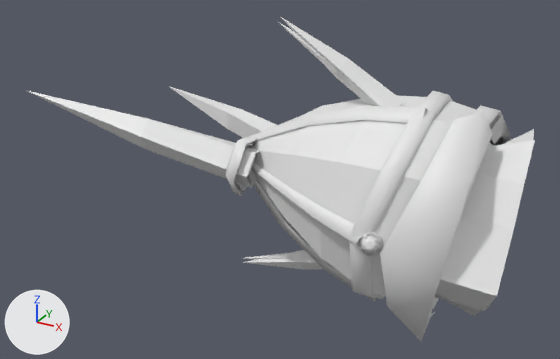
A saved change to the glTF model assets/modeles/armures/sol/casque_rubis_enchante.glb.
Rendered twice from a camera (50 mm lens) standing at (0.279, -0.72, 0.513) and looking at (-0.13, 0.024, 0.141). Lighting does not change. The marker at lower left points along +X, +Y and +Z. The picture after the commit comes second. Materials are left out; every surface is plain grey. Vertices at exactly the same position are counted once.

Objects in the first picture: 'casque_rubis.001'.
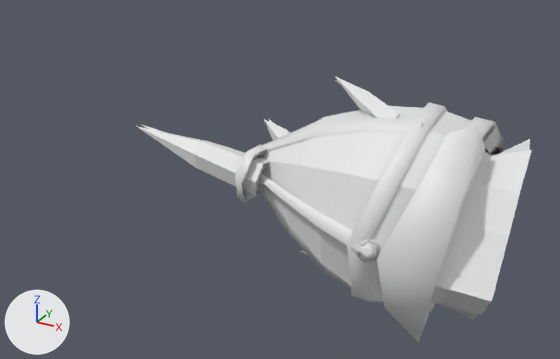
Boxes [x1, y1, x2, y2] around the edits, measured in the pictures (560 x 359 px; the box of a moved part takes in the faces that stretch with it):
'casque_rubis.001', reshaped (22% narrower, 18% shorter): before [28, 17, 535, 341]; after [136, 77, 532, 342]
part 1 of me_casque_rubis_002, moved or reshaped (mostly hidden): before [480, 129, 534, 166]; after [483, 139, 530, 156]
part 2 of me_casque_rubis_002, moved or reshaped: before [473, 105, 512, 146]; after [466, 117, 508, 155]
part 3 of me_casque_rubis_002, moved or reshaped: before [252, 163, 362, 246]; after [259, 174, 362, 253]
part 4 of me_casque_rubis_002, moved or reshaped: before [251, 106, 427, 141]; after [263, 119, 424, 152]
part 5 of me_casque_rubis_002, moved or reshaped (not visible before): after [264, 123, 312, 145]
part 6 of me_casque_rubis_002, moved or reshaped: before [253, 180, 376, 302]; after [262, 190, 375, 304]
part 7 of me_casque_rubis_002, moved or reshaped: before [349, 91, 452, 299]; after [347, 102, 448, 302]
part 8 of me_casque_rubis_002, moved or reshaped (mostly hidden): before [432, 115, 510, 309]; after [429, 126, 506, 312]
part 9 of me_casque_rubis_002, moved or reshaped (not visible afterwards): before [256, 179, 378, 295]
part 10 of me_casque_rubis_002, added: after [360, 241, 377, 260]
part 11 of me_casque_rubis_002, moved or reshaped: before [359, 232, 383, 256]; after [357, 239, 380, 262]
part 12 of me_casque_rubis_002, rebuilt (7% narrower): before [251, 95, 476, 297]; after [262, 106, 472, 302]
part 13 of me_casque_rubis_002, rebuilt: before [435, 140, 535, 316]; after [430, 150, 532, 320]
part 14 of me_casque_rubis_002, rebuilt: before [226, 135, 256, 196]; after [235, 144, 266, 203]
part 15 of me_casque_rubis_002, rebuilt: before [380, 111, 492, 341]; after [377, 125, 485, 342]
part 16 of me_casque_rubis_002, rebuilt (mostly hidden afterwards): before [245, 253, 295, 260]; after [300, 251, 309, 256]
part 17 of me_casque_rubis_002, moved or reshaped: before [28, 17, 404, 269]; after [136, 77, 399, 199]
part 18 of me_casque_rubis_002, moved or reshaped (not visible afterwards): before [361, 235, 382, 253]

The change, as a diff of the scene's bpy script:
```diff
--- a/assets/modeles/armures/sol/casque_rubis_enchante.glb.py
+++ b/assets/modeles/armures/sol/casque_rubis_enchante.glb.py
@@ me_casque_rubis_002 @@
-me_casque_rubis_002.from_pydata(...)  # 888 vertices, 1194 faces; spans x -0.44..0.157, y -0.108..0.171, z 0.0..0.336
+me_casque_rubis_002.from_pydata(...)  # 912 vertices, 1230 faces; spans x -0.298..0.153, y -0.106..0.164, z 0.0..0.272
+# me_casque_rubis_002 part 1: the loose piece of 16 vertices spanning x 0.078..0.154, y -0.029..0.084, z 0.178..0.233 is moved by (-0.002, -0.001, -0.011)
+# me_casque_rubis_002 part 2: the loose piece of 30 vertices spanning x 0.043..0.108, y -0.085..0.168, z 0.02..0.251 is multiplied about its middle by the matrix ((1.0, 0.002, -0.007), (0.002, 0.98, 0.0), (-0.008, -0.001, 0.965)), then moved by (-0.002, -0.003, -0.008)
+# me_casque_rubis_002 part 3: the loose piece of 12 vertices spanning x -0.158..0.023, y -0.089..-0.015, z 0.134..0.177 is moved by (0.004, 0.0, -0.009)
+# me_casque_rubis_002 part 4: the loose piece of 12 vertices spanning x -0.158..0.049, y -0.009..0.018, z 0.195..0.265 is scaled about its middle by (0.945, 0.949, 0.97), then moved by (0.003, -0.001, -0.014)
+# me_casque_rubis_002 part 5: the loose piece of 12 vertices spanning x -0.165..0.04, y 0.021..0.151, z 0.187..0.226 is multiplied about its middle by the matrix ((0.952, -0.012, -0.005), (0.012, 0.952, -0.004), (0.005, 0.004, 0.952)), then moved by (0.004, -0.004, -0.011)
+# me_casque_rubis_002 part 6: the loose piece of 12 vertices spanning x -0.165..0.01, y -0.009..0.018, z 0.023..0.156 is multiplied about its middle by the matrix ((0.95, 0.008, 0.01), (-0.008, 0.95, 0.002), (-0.01, -0.002, 0.95)), then moved by (0.005, -0.001, -0.004)
+# me_casque_rubis_002 part 7: the loose piece of 40 vertices spanning x -0.01..0.056, y -0.085..0.171, z 0.027..0.261 is scaled about its middle by (0.971, 0.973, 0.961), then moved by (-0.002, -0.004, -0.008)
+# me_casque_rubis_002 part 8: the loose piece of 30 vertices spanning x 0.045..0.109, y -0.079..0.164, z 0.025..0.245 is multiplied about its middle by the matrix ((0.994, 0.002, -0.006), (-0.002, 0.98, 0.0), (-0.007, -0.001, 0.962)), then moved by (-0.002, -0.003, -0.008)
+# me_casque_rubis_002 part 9: the loose piece of 12 vertices spanning x -0.16..0.01, y -0.004..0.015, z 0.028..0.159 is scaled about its middle by (0.941, 0.919, 0.961), then moved by (0.005, -0.001, -0.004)
+# me_casque_rubis_002 part 10: the loose piece of 33 vertices spanning x 0.02..0.039, y -0.089..-0.077, z 0.135..0.154 is copied, and the copy is moved by (-0.002, 0.0, -0.008); it spans x 0.018..0.037, y -0.089..-0.077, z 0.127..0.146
+# me_casque_rubis_002 part 11: the loose piece of 32 vertices spanning x 0.016..0.042, y -0.086..-0.07, z 0.131..0.157 is moved by (-0.002, 0.0, -0.008)
+# me_casque_rubis_002 part 12: the loose piece of 51 vertices spanning x -0.16..0.104, y -0.078..0.165, z 0.028..0.254 is rebuilt with 51 vertices and now spans x -0.148..0.102, y -0.079..0.159, z 0.024..0.242
+# me_casque_rubis_002 part 13: the loose piece of 35 vertices spanning x 0.059..0.157, y -0.09..0.044, z 0.015..0.236 is rebuilt with 35 vertices and now spans x 0.057..0.153, y -0.091..0.045, z 0.01..0.225
+# me_casque_rubis_002 part 14: the loose piece of 20 vertices spanning x -0.165..-0.139, y -0.061..0.009, z 0.135..0.209 is rebuilt with 24 vertices and now spans x -0.152..-0.13, y -0.056..0.012, z 0.131..0.196
+# me_casque_rubis_002 part 15: the loose piece of 15 vertices spanning x 0.035..0.118, y -0.108..0.022, z 0.0..0.269 is rebuilt with 15 vertices and now spans x 0.033..0.113, y -0.106..0.021, z 0.0..0.253
+# me_casque_rubis_002 part 16: the loose piece of 9 vertices spanning x -0.186..-0.026, y 0.02..0.044, z 0.021..0.064 is rebuilt with 9 vertices and now spans x -0.112..-0.024, y 0.018..0.046, z 0.036..0.063
+# me_casque_rubis_002 part 17: 119 vertices removed from x -0.44..0.014, y -0.064..0.093, z 0.015..0.336; 139 vertices added at x -0.298..0.012, y -0.051..0.115, z 0.041..0.272
+# me_casque_rubis_002 part 18: 77 vertices removed from x 0.02..0.041, y -0.089..-0.074, z 0.136..0.154; 44 vertices added at x 0.021..0.034, y -0.083..-0.073, z 0.129..0.143
+# other edits to the shape of me_casque_rubis_002 do not show in these pictures
```
